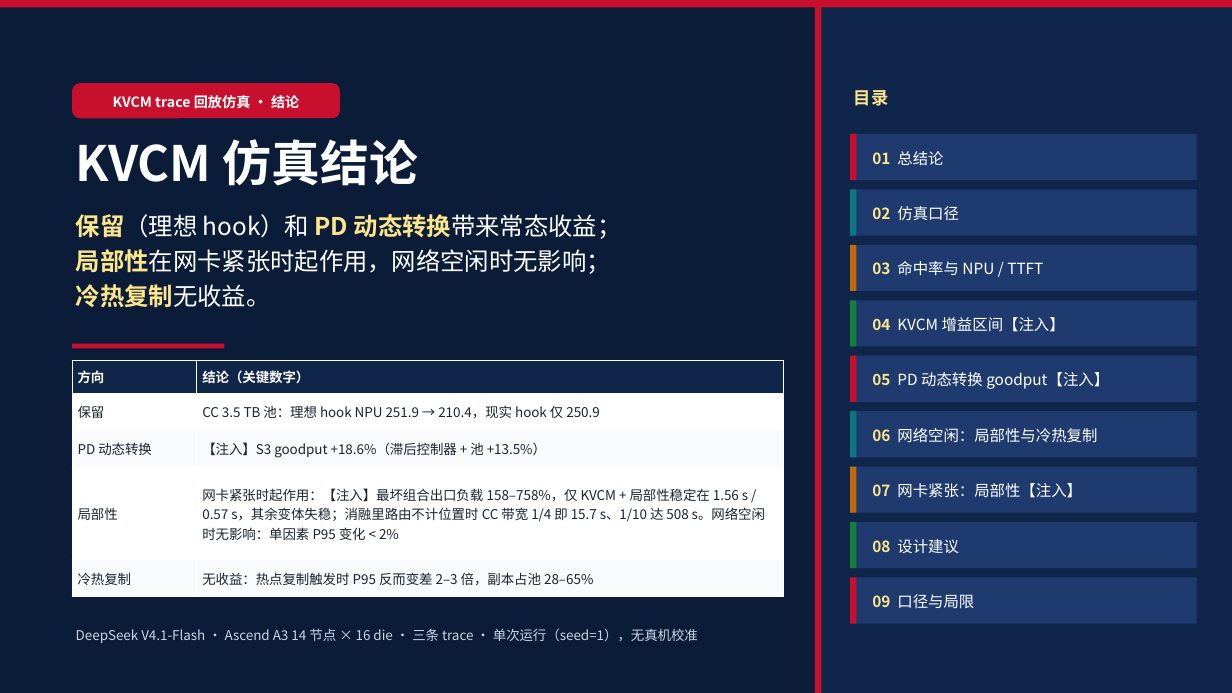
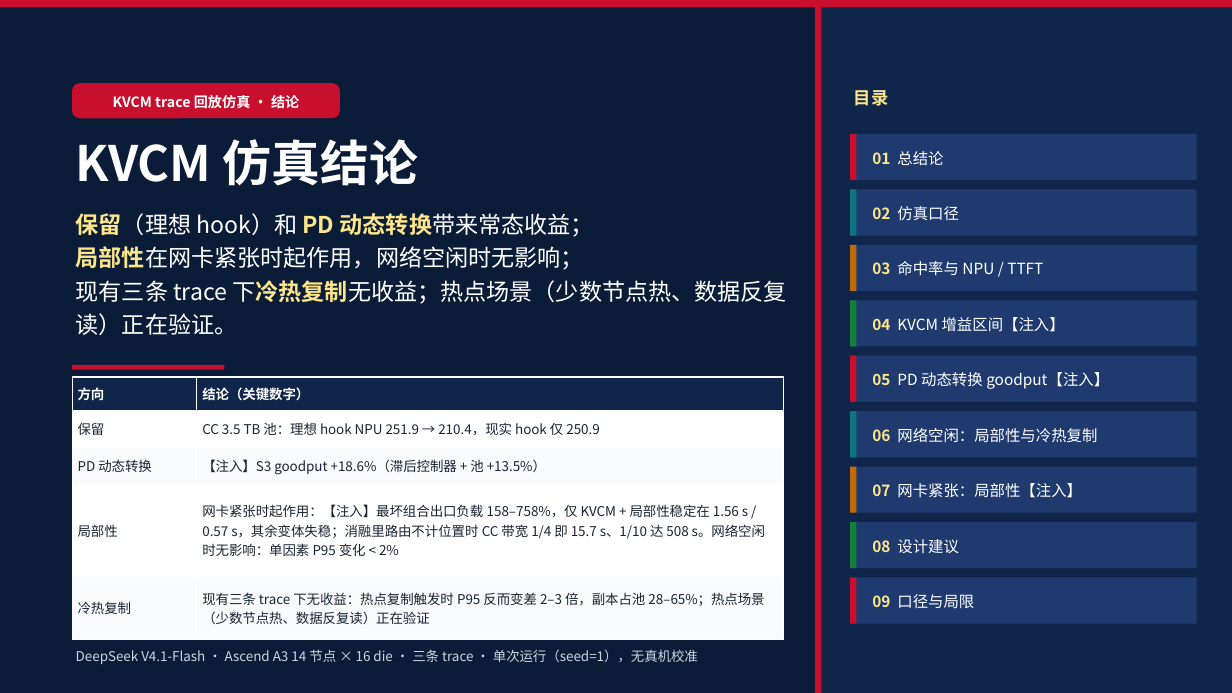
Before and after one commit to 5x8-40/lake, a slide deck: slide 1 of kvcm/report/KVCM-仿真结论-20261126.pptx. Drawn at 1232x693 pixels with LibreOffice and Linux fonts; fonts in the diff are those of the drawing. Boxes give left, top, right and bottom in pixels: in the first picture for what was removed or moved away, otherwise in the second. Text is boxed around its words. In the diff, an @@ line names an element or a change of style, - is before the commit and + after.

```diff
--- a/kvcm/report/KVCM-仿真结论-20261126.pptx
+++ b/kvcm/report/KVCM-仿真结论-20261126.pptx
@@ text at <box>76,213,594,270</box>: size 19 to 18 pt in "保留（理想 hook）和 PD 动态转换带来常态收益；", "局部性在网卡紧张时起作用，网络空闲时无影响；" @@
@@ text at <box>76,280,787,335</box>: text changed; size 19 to 18 pt; text colour #FDE68A to #FFFFFF; bold off @@
-冷热复制无收益。
+现有三条 trace 下冷热复制无收益；热点场景（少数节点热、数据反复读）正在验证。
@@ table at <box>72,377,784,640</box> @@
-row 5, column 2: 无收益：热点复制触发时 P95 反而变差 2–3 倍，副本占池 28–65%
+row 5, column 2: 现有三条 trace 下无收益：热点复制触发时 P95 反而变差 2–3 倍，副本占池 28–65%；热点场景（少数节点热、数据反复读）正在验证
@@ table: place and size @@
-table at <box>72,360,784,597</box>
+table at <box>72,377,784,640</box>
@@ rectangle: place and size @@
-rectangle at <box>72,344,225,348</box>
+rectangle at <box>72,365,225,370</box>
@@ text "DeepSeek V4.1-Flash · Ascend A3 ...": place and size @@
-text "DeepSeek V4.1-Flash · Ascend A3 ..." at <box>76,628,698,643</box>
+text "DeepSeek V4.1-Flash · Ascend A3 ..." at <box>76,649,698,664</box>
```
Also in this commit, not shown: 2 other slides changed, 1 other file.
